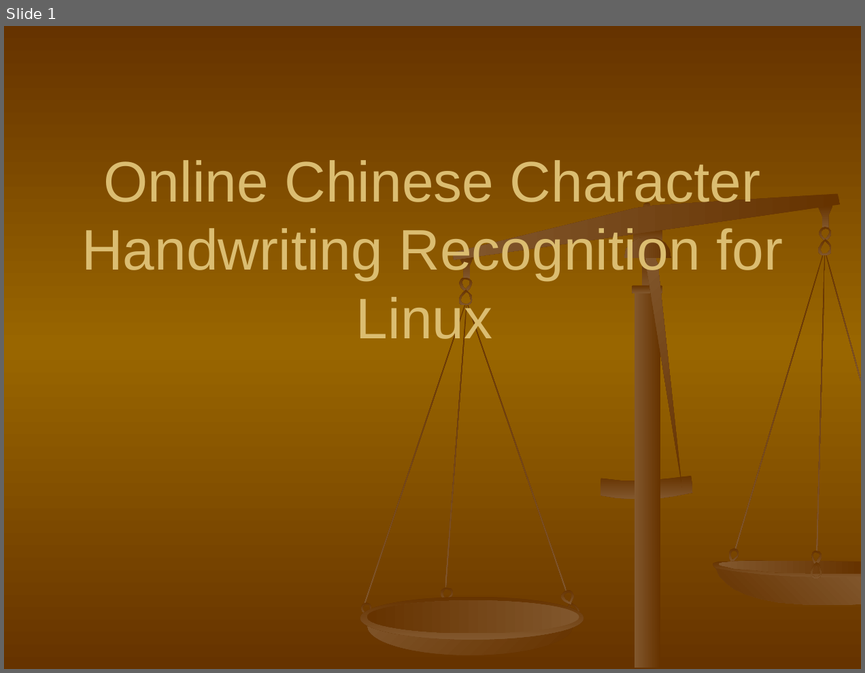
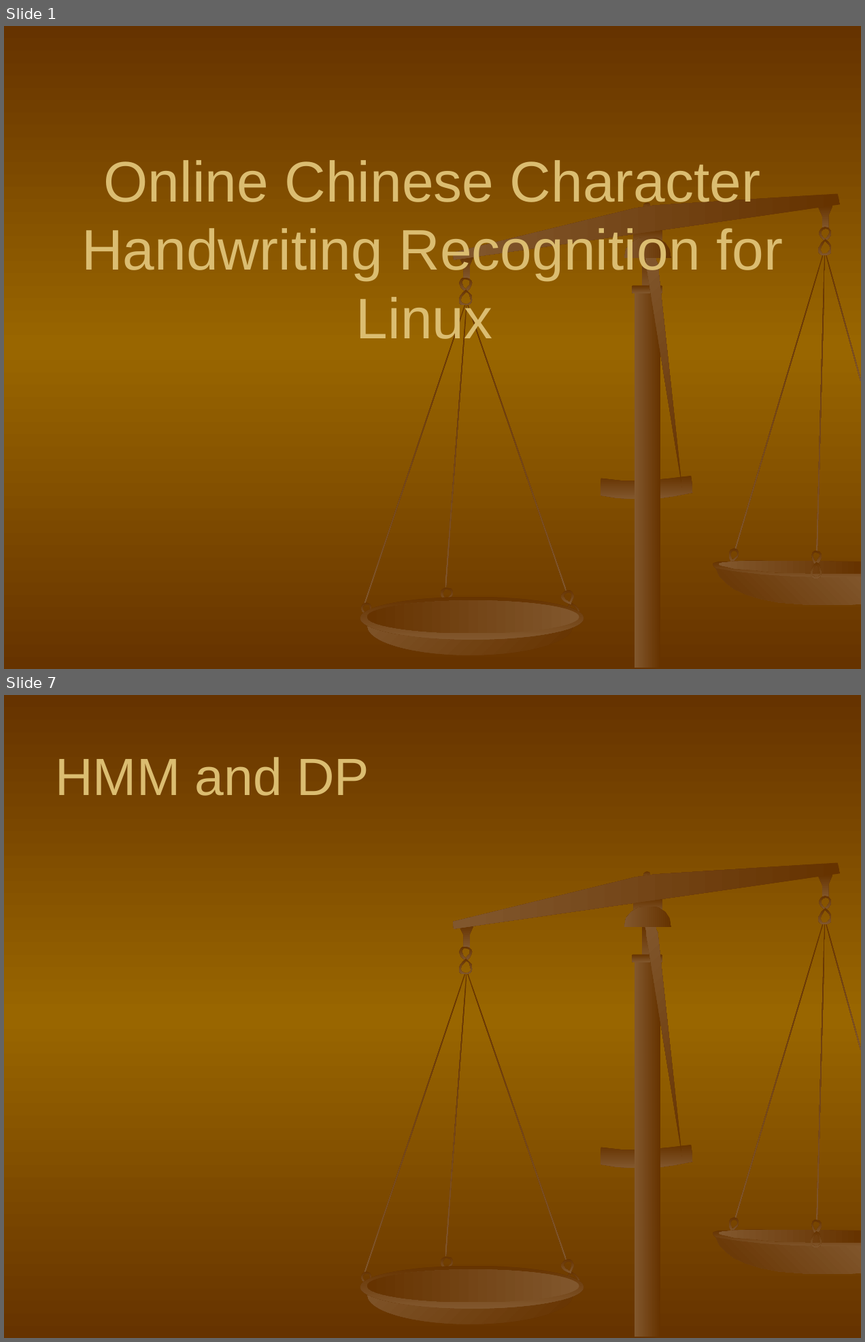
Before and after one commit to shaileshBhokare/honours, a slide deck: ITN100/Assignment/Presentation/presentation.ppt. Shown one above the other, each under a label of ours: slide 1 before the commit, slides 1 and 7 after it; the slides between them are not shown. The pictures are 865x673 and 865x1342 pixels, drawn with LibreOffice and Linux fonts; fonts in the diff are those of the drawing. Boxes give left, top, right and bottom in pixels: in the first picture for what was removed or moved away, otherwise in the second. Text is boxed around its words. In the diff, an @@ line names an element or a change of style, - is before the commit and + after.

```diff
--- a/ITN100/Assignment/Presentation/presentation.ppt
+++ b/ITN100/Assignment/Presentation/presentation.ppt
@@ slide 7 added at bbox=[4, 695, 861, 1338], background gradient #663300 to #996600; not listed: 34 template elements that a slide beside it also shows @@
@@ title added at bbox=[55, 757, 369, 796], 44 pt, text #DBBD71 @@
+HMM and DP
```
Also in this commit, not shown: 1 slide changed, 7 other slides added, 1 slide removed, 3 other files.
